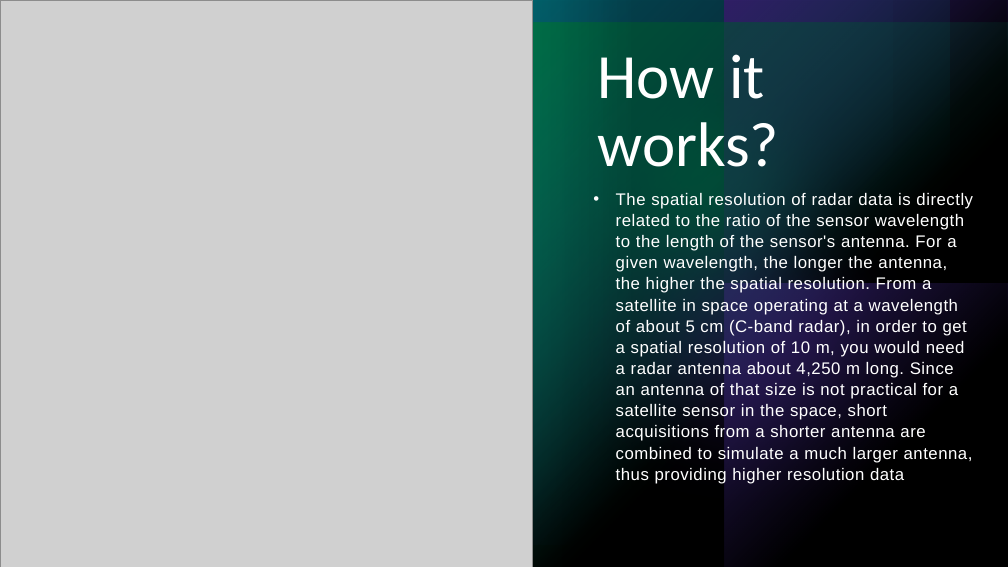
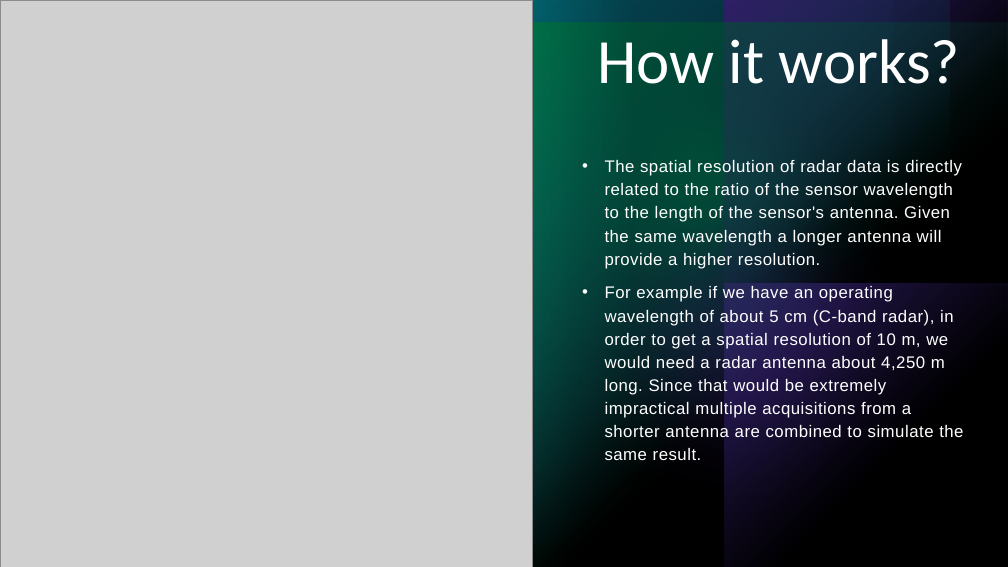
Before and after one commit to GnR98/WASDI-FadeOut, a slide deck: slide 3 of docs/ref/Presentazione_Sentinel1.pptx. Drawn at 1008x567 pixels with LibreOffice and Linux fonts; fonts in the diff are those of the drawing; grey boxes stand for pictures. Boxes give left, top, right and bottom in pixels: in the first picture for what was removed or moved away, otherwise in the second. Text is boxed around its words. In the diff, an @@ line names an element or a change of style, - is before the commit and + after.

```diff
--- a/docs/ref/Presentazione_Sentinel1.pptx
+++ b/docs/ref/Presentazione_Sentinel1.pptx
@@ title "How it works?" rewrapped from (x1=598, y1=54, x2=779, y2=167) to (x1=597, y1=39, x2=960, y2=99) @@
@@ text at (x1=605, y1=159, x2=963, y2=460): text changed @@
-• The spatial resolution of radar data is directly related to the ratio of the sensor wavelength to the length of the sensor's antenna. For a given wavelength, the longer the antenna, the higher the spatial resolution. From a satellite in space operating at a wavelength of about 5 cm (C-band radar), in order to get a spatial resolution of 10 m, you would need a radar antenna about 4,250 m long. Since an antenna of that size is not practical for a satellite sensor in the space, short acquisitions from a shorter antenna are combined to simulate a much larger antenna, thus providing higher resolution data
+• The spatial resolution of radar data is directly related to the ratio of the sensor wavelength to the length of the sensor's antenna. Given the same wavelength a longer antenna will provide a higher resolution.
+• For example if we have an operating wavelength of about 5 cm (C-band radar), in order to get a spatial resolution of 10 m, we would need a radar antenna about 4,250 m long. Since that would be extremely impractical multiple acquisitions from a shorter antenna are combined to simulate the same result.
```
Also in this commit, not shown: 15 other slides changed, 10 slides added, 2 slides removed.
